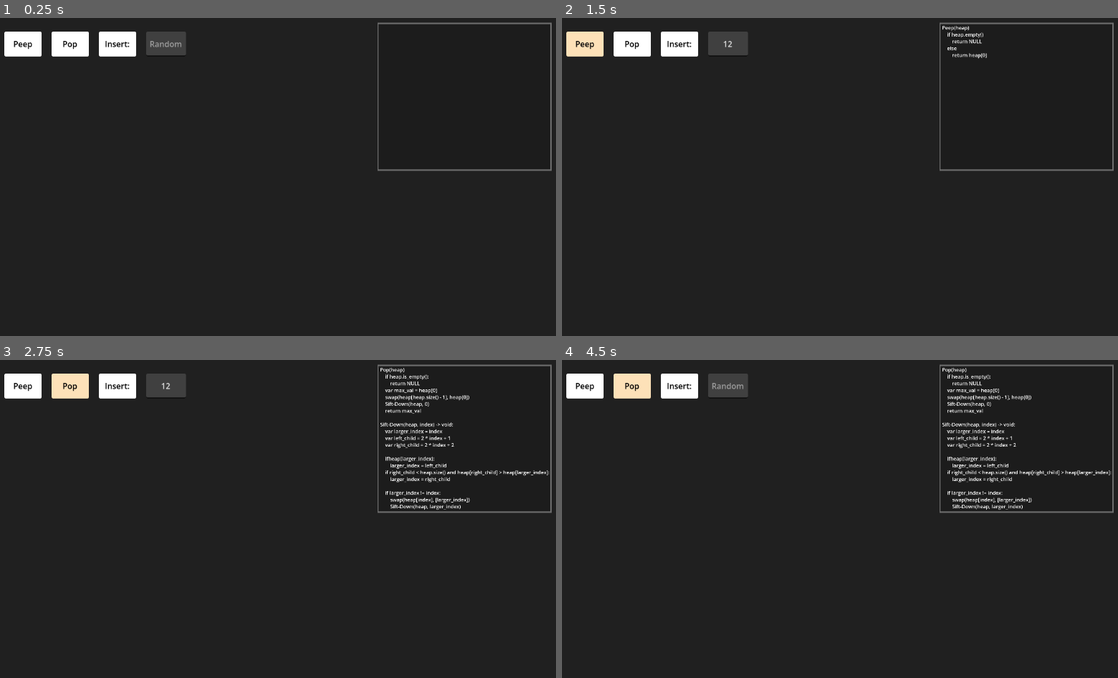
Above: before the commit, frames 1-4 (two rows, left to right).
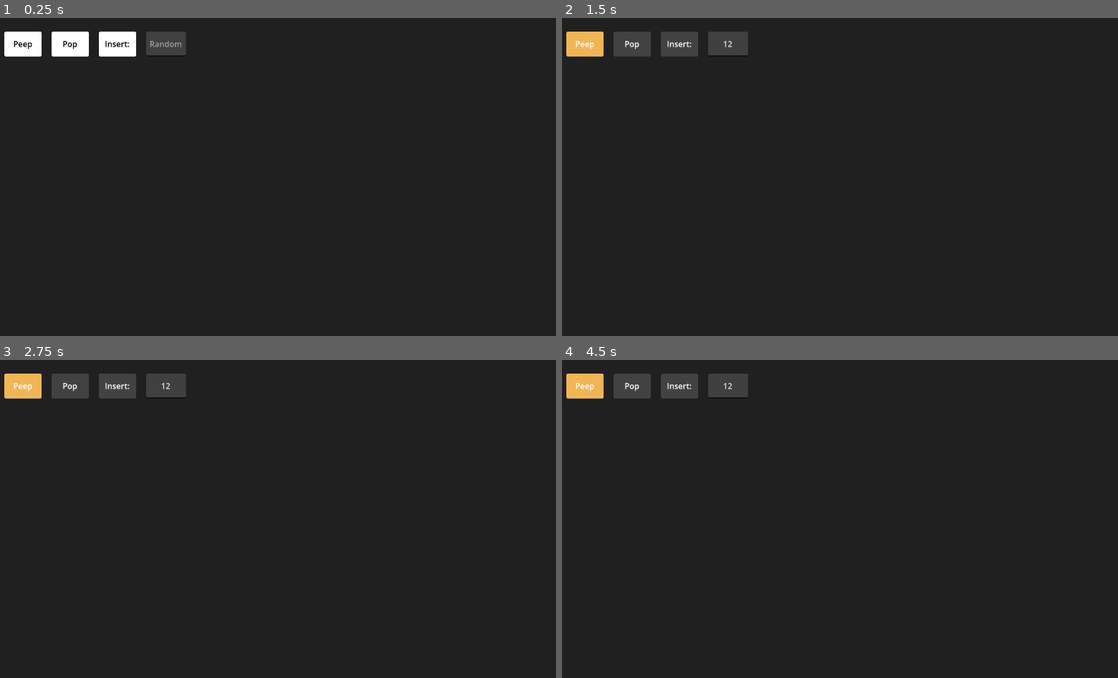
Above: after the commit, the same moments.

Repository: Anemois/DSA_Heap
Game: Godot game, scene res://main.tscn
Same seed, same stepped clock (60 frames per second), same inputs: the game is played once before the commit and once after it. The engine's default icon, where the game draws it, is replaced by a stand-in: a white triangle on a blue panel in a dark square.
Inputs (mouse positions are in pixels of both pictures, inside the frame that each line leads up to):
- Up to frame 1 (0.25 s): no input
- Up to frame 2 (1.5 s): click (728, 43) at 0.52 s; type "12" at 0.6 s; click "Peep" at 1.25 s
- Up to frame 3 (2.75 s): click (72, 385) at 2 s, where only the run before the commit has a clickable "Pop"
- Up to frame 4 (4.5 s): click (678, 385) at 2.75 s, where only the run before the commit has a clickable "Insert:"; click (584, 385) at 3.5 s, where only the run before the commit has a clickable "Peep"; click (634, 385) at 4.25 s, where only the run before the commit has a clickable "Pop"

The runs differ from the first frame. In frame 1, 0.6% of the frame differs, in the area x 67-100%, y 1-49%; in frame 2, 2.4%; in frame 3, 3.6%; in frame 4, 3.7%, in the area x 0-100%, y 1-49%.
Error before the commit: Invalid call. Nonexistent function 'queue_free' in base 'Nil'. (res://scripts/line_manager.gd:30)

Commit message:
Added button locking functions and stimulation speed mechanism

Diff:
--- a/line_2d.gd
+++ b/line_2d.gd
@@ -2,7 +2,7 @@
 
 var move_to_start: Vector2
 var move_to_end: Vector2
-var move_rate = SignalBus.move_speed
+var move_rate: float = SignalBus.stimulation_speed * 0.1
 
 func _ready() -> void:
 	width = 20
--- a/main.tscn
+++ b/main.tscn
@@ -37,7 +37,7 @@
 content_margin_top = 4.0
 content_margin_right = 4.0
 content_margin_bottom = 4.0
-bg_color = Color(0.9411765, 0.7137255, 0.3254902, 1)
+bg_color = Color(0.99215686, 0.88235295, 0.72156864, 1)
 corner_radius_top_left = 3
 corner_radius_top_right = 3
 corner_radius_bottom_right = 3
@@ -56,6 +56,18 @@
 corner_radius_bottom_left = 3
 corner_detail = 5
 
+[sub_resource type="StyleBoxFlat" id="StyleBoxFlat_getpj"]
+content_margin_left = 4.0
+content_margin_top = 4.0
+content_margin_right = 4.0
+content_margin_bottom = 4.0
+bg_color = Color(0.1, 0.1, 0.1, 0.3)
+corner_radius_top_left = 3
+corner_radius_top_right = 3
+corner_radius_bottom_right = 3
+corner_radius_bottom_left = 3
+corner_detail = 5
+
 [sub_resource type="StyleBoxFlat" id="StyleBoxFlat_kek77"]
 content_margin_left = 4.0
 content_margin_top = 4.0
@@ -73,7 +85,7 @@
 content_margin_top = 4.0
 content_margin_right = 4.0
 content_margin_bottom = 4.0
-bg_color = Color(0.9411765, 0.7137255, 0.3254902, 1)
+bg_color = Color(0.99215686, 0.88235295, 0.72156864, 1)
 corner_radius_top_left = 3
 corner_radius_top_right = 3
 corner_radius_bottom_right = 3
@@ -92,6 +104,18 @@
 corner_radius_bottom_left = 3
 corner_detail = 5
 
+[sub_resource type="StyleBoxFlat" id="StyleBoxFlat_ryguw"]
+content_margin_left = 4.0
+content_margin_top = 4.0
+content_margin_right = 4.0
+content_margin_bottom = 4.0
+bg_color = Color(0.1, 0.1, 0.1, 0.3)
+corner_radius_top_left = 3
+corner_radius_top_right = 3
+corner_radius_bottom_right = 3
+corner_radius_bottom_left = 3
+corner_detail = 5
+
 [sub_resource type="StyleBoxFlat" id="StyleBoxFlat_272bh"]
 content_margin_left = 4.0
 content_margin_top = 4.0
@@ -109,7 +133,7 @@
 content_margin_top = 4.0
 content_margin_right = 4.0
 content_margin_bottom = 4.0
-bg_color = Color(0.9426493, 0.71417814, 0.326366, 1)
+bg_color = Color(0.99215686, 0.88235295, 0.72156864, 1)
 corner_radius_top_left = 3
 corner_radius_top_right = 3
 corner_radius_bottom_right = 3
@@ -122,6 +146,18 @@
 content_margin_right = 4.0
 content_margin_bottom = 4.0
 bg_color = Color(0.99215686, 0.88235295, 0.72156864, 1)
+corner_radius_top_left = 3
+corner_radius_top_right = 3
+corner_radius_bottom_right = 3
+corner_radius_bottom_left = 3
+corner_detail = 5
+
+[sub_resource type="StyleBoxFlat" id="StyleBoxFlat_d13ii"]
+content_margin_left = 4.0
+content_margin_top = 4.0
+content_margin_right = 4.0
+content_margin_bottom = 4.0
+bg_color = Color(0.1, 0.1, 0.1, 0.3)
 corner_radius_top_left = 3
 corner_radius_top_right = 3
 corner_radius_bottom_right = 3
@@ -211,6 +247,7 @@
 script = ExtResource("1_ig7tw")
 
 [node name="Psuedo Codes" type="Control" parent="." unique_id=1788360387]
+visible = false
 layout_mode = 3
 anchors_preset = 0
 offset_left = 1449.0
@@ -342,10 +379,13 @@
 custom_minimum_size = Vector2(75, 0)
 layout_mode = 2
 theme_override_colors/font_color = Color(0, 0, 0, 1)
+theme_override_colors/font_pressed_color = Color(0, 0, 0, 1)
 theme_override_colors/font_hover_color = Color(0, 0, 0, 1)
+theme_override_colors/font_disabled_color = Color(1, 1, 1, 1)
 theme_override_styles/normal = SubResource("StyleBoxFlat_5vw27")
 theme_override_styles/pressed = SubResource("StyleBoxFlat_dg77c")
 theme_override_styles/hover = SubResource("StyleBoxFlat_yaehf")
+theme_override_styles/disabled = SubResource("StyleBoxFlat_getpj")
 text = "Peep"
 script = ExtResource("5_5vw27")
 
@@ -353,10 +393,13 @@
 custom_minimum_size = Vector2(75, 0)
 layout_mode = 2
 theme_override_colors/font_color = Color(0, 0, 0, 1)
+theme_override_colors/font_pressed_color = Color(0, 0, 0, 1)
 theme_override_colors/font_hover_color = Color(0, 0, 0, 1)
+theme_override_colors/font_disabled_color = Color(1, 1, 1, 1)
 theme_override_styles/normal = SubResource("StyleBoxFlat_kek77")
 theme_override_styles/pressed = SubResource("StyleBoxFlat_ycdy4")
 theme_override_styles/hover = SubResource("StyleBoxFlat_074og")
+theme_override_styles/disabled = SubResource("StyleBoxFlat_ryguw")
 text = "Pop"
 script = ExtResource("6_kek77")
 
@@ -364,10 +407,13 @@
 custom_minimum_size = Vector2(75, 0)
 layout_mode = 2
 theme_override_colors/font_color = Color(0, 0, 0, 1)
+theme_override_colors/font_pressed_color = Color(0, 0, 0, 1)
 theme_override_colors/font_hover_color = Color(0, 0, 0, 1)
+theme_override_colors/font_disabled_color = Color(1, 1, 1, 1)
 theme_override_styles/normal = SubResource("StyleBoxFlat_272bh")
 theme_override_styles/pressed = SubResource("StyleBoxFlat_efxa6")
 theme_override_styles/hover = SubResource("StyleBoxFlat_2cqfq")
+theme_override_styles/disabled = SubResource("StyleBoxFlat_d13ii")
 text = "Insert:"
 script = ExtResource("4_272bh")
 
--- a/scripts/SignalBus.gd
+++ b/scripts/SignalBus.gd
@@ -4,11 +4,14 @@
 signal heapify_button_pressed(value: int)
 signal peep_button_pressed(value: int)
 signal pop_button_pressed(value: int)
+signal item_peeped(value: int, index: int)
+signal peep_finished
 signal item_inserted(value: int, index: int)
 signal insert_finished
 signal items_swapped(index_a: int, index_b: int)
 signal swap_finished
 signal item_removed(value: int, index: int)
 signal remove_finished
+signal processes_all_finished
 
-var move_speed: float = 0.1
+var stimulation_speed: int = 1
--- a/scripts/insert_button.gd
+++ b/scripts/insert_button.gd
@@ -1,6 +1,14 @@
 extends Button
 
 @onready var insert_text = $"../Input"
+var disabled_style = $".".get_theme_stylebox("disabled")
+
+func _ready() -> void:
+	disabled_style.bg_color = Color(0.259, 0.259, 0.259, 1.0)
+	SignalBus.peep_button_pressed.connect(lock)
+	SignalBus.pop_button_pressed.connect(lock)
+	SignalBus.insert_button_pressed.connect(lock)
+	SignalBus.insert_button_pressed.connect(be_selected)
 
 func _on_pressed() -> void:
 	var value = insert_text.text
@@ -13,3 +21,13 @@
 		return
 	if(0<value and value<100):
 		SignalBus.insert_button_pressed.emit(value)
+
+func lock(value: int):
+	disabled = true
+	await SignalBus.processes_all_finished
+	disabled = false
+
+func be_selected(value: int):
+	disabled_style.bg_color = Color(0.941, 0.714, 0.325, 1.0)
+	await SignalBus.processes_all_finished
+	disabled_style.bg_color = Color(0.259, 0.259, 0.259, 1.0)
--- a/scripts/line_manager.gd
+++ b/scripts/line_manager.gd
@@ -21,12 +21,12 @@
 
 func rearrange():
 	var len = tree.length
-	while(tree.length > lines.size() && tree.length >= 2):
+	while(tree.length > lines.size() and tree.length >= 2):
 		var i = lines.size()
 		var parent = (i - 1) / 2
 		add_line(tree.position + tree.nodes[parent].assigned_position, tree.position + tree.nodes[i].assigned_position, Color(0.945, 0.945, 0.0, 1.0))
 
-	while(tree.length < lines.size() && lines.size() >= 1):
+	while(tree.length < lines.size() and lines.size() >= 1):
 		lines.back().queue_free()
 		lines.pop_back()
 
--- a/scripts/logic.gd
+++ b/scripts/logic.gd
@@ -16,7 +16,7 @@
 	await SignalBus.insert_finished
 	_sift_up(index)
 
-func pop_max() -> int:
+func pop_max(useless: int) -> int:
 	if heap.is_empty():
 		push_error("Cannot pop from an empty heap!")
 		return -1
@@ -44,9 +44,11 @@
 
 	return max_val
 
-func peek() -> int:
+func peep(useless: int) -> int:
 	if heap.is_empty():
 		return -1
+	await get_tree().create_timer(0.1).timeout
+	SignalBus.processes_all_finished.emit()
 	return heap[0]
 
 func heapify() -> void:
@@ -67,6 +69,8 @@
 		SignalBus.items_swapped.emit(index, parent_index)
 		await SignalBus.swap_finished
 		_sift_up(parent_index)
+	else:
+		SignalBus.processes_all_finished.emit()
 
 func _sift_down(index: int) -> void:
 	var larger_index = index
@@ -90,10 +94,13 @@
 		SignalBus.items_swapped.emit(index, larger_index)
 		await SignalBus.swap_finished
 		_sift_down(larger_index)
+	else:
+		SignalBus.processes_all_finished.emit()
 
 func _ready() -> void:
 	SignalBus.insert_button_pressed.connect(insert)
 	SignalBus.pop_button_pressed.connect(pop_max)
+	SignalBus.peep_button_pressed.connect(peep)
 	if DEBUG:
 		print("========================================")
 		print("🚀 BACKEND DIAGNOSTICS ONLINE")
@@ -114,14 +121,14 @@
 
 		# --- TEST 2: Peek ---
 		print("\n[Test 2] Testing Peek...")
-		var top = peek()
+		var top = await peep(0)
 		print("Peeked Value -> ", top)
 		assert(top == 100, "FATAL: Peek did not return the root.")
 		print("-> Peek Test: PASSED")
 
 		# --- TEST 3: Pop Max ---
 		print("\n[Test 3] Executing pop_max()...")
-		var removed = await pop_max()
+		var removed = await pop_max(0)
 		print("Popped Value -> ", removed)
 		print("Heap State -> ", heap)
 		assert(removed == 100, "FATAL: pop_max did not return the largest value.")
--- a/scripts/peep_button.gd
+++ b/scripts/peep_button.gd
@@ -1,4 +1,23 @@
 extends Button
 
+var disabled_style = $".".get_theme_stylebox("disabled")
+
+func _ready() -> void:
+	disabled_style.bg_color = Color(0.259, 0.259, 0.259, 1.0)
+	SignalBus.peep_button_pressed.connect(lock)
+	SignalBus.pop_button_pressed.connect(lock)
+	SignalBus.insert_button_pressed.connect(lock)
+	SignalBus.peep_button_pressed.connect(peep_be_selected)
+
 func _on_pressed() -> void:
-	SignalBus.peep_button_pressed.emit()
+	SignalBus.peep_button_pressed.emit(0)
+
+func lock(value: int):
+	disabled = true
+	await SignalBus.processes_all_finished
+	disabled = false
+
+func peep_be_selected(value: int):
+	disabled_style.bg_color = Color(0.941, 0.714, 0.325, 1.0)
+	await SignalBus.processes_all_finished
+	disabled_style.bg_color = Color(0.259, 0.259, 0.259, 1.0)
--- a/scripts/pop_button.gd
+++ b/scripts/pop_button.gd
@@ -1,4 +1,23 @@
 extends Button
 
+var disabled_style = $".".get_theme_stylebox("disabled")
+
+func _ready() -> void:
+	disabled_style.bg_color = Color(0.259, 0.259, 0.259, 1.0)
+	SignalBus.peep_button_pressed.connect(lock)
+	SignalBus.pop_button_pressed.connect(lock)
+	SignalBus.insert_button_pressed.connect(lock)
+	SignalBus.pop_button_pressed.connect(be_selected)
+
 func _on_pressed() -> void:
-	SignalBus.pop_button_pressed.emit()
+	SignalBus.pop_button_pressed.emit(0)
+
+func lock(value: int):
+	disabled = true
+	await SignalBus.processes_all_finished
+	disabled = false
+
+func be_selected(value: int):
+	disabled_style.bg_color = Color(0.941, 0.714, 0.325, 1.0)
+	await SignalBus.processes_all_finished
+	disabled_style.bg_color = Color(0.259, 0.259, 0.259, 1.0)
--- a/tree.gd
+++ b/tree.gd
@@ -2,6 +2,7 @@
 
 var nodes: Array[TreeNode]
 var length: int = 0
+var stimulation_time = 0.1 + 1.0 / SignalBus.stimulation_speed
 @onready var treeNode = preload("res://treeNode.tscn")
 @onready var line_manager = $LineManager
 
@@ -22,7 +23,7 @@
 	length += 1
 	add_child(newNode)
 	rearrange_tree()
-	await get_tree().create_timer(1.0).timeout
+	await get_tree().create_timer(stimulation_time).timeout
 	SignalBus.insert_finished.emit()
 
 func remove_node(value: int, index: int):
@@ -64,7 +65,7 @@
 
 	Node_a.relocate(position_b.x, position_b.y)
 	Node_b.relocate(position_a.x, position_a.y)
-	await get_tree().create_timer(0.5).timeout
+	await get_tree().create_timer(stimulation_time).timeout
 	Node_a.teleport(position_a.x, position_a.y)
 	Node_b.teleport(position_b.x, position_b.y)
 	Node_a.set_value(value_b)
--- a/tree_node.gd
+++ b/tree_node.gd
@@ -1,7 +1,7 @@
 class_name TreeNode extends Node2D
 
 var assigned_position : Vector2
-var move_rate: float = SignalBus.move_speed
+var move_rate: float = SignalBus.stimulation_speed * 0.1
 
 func _ready() -> void:
 	position = Vector2(0, 5000)
